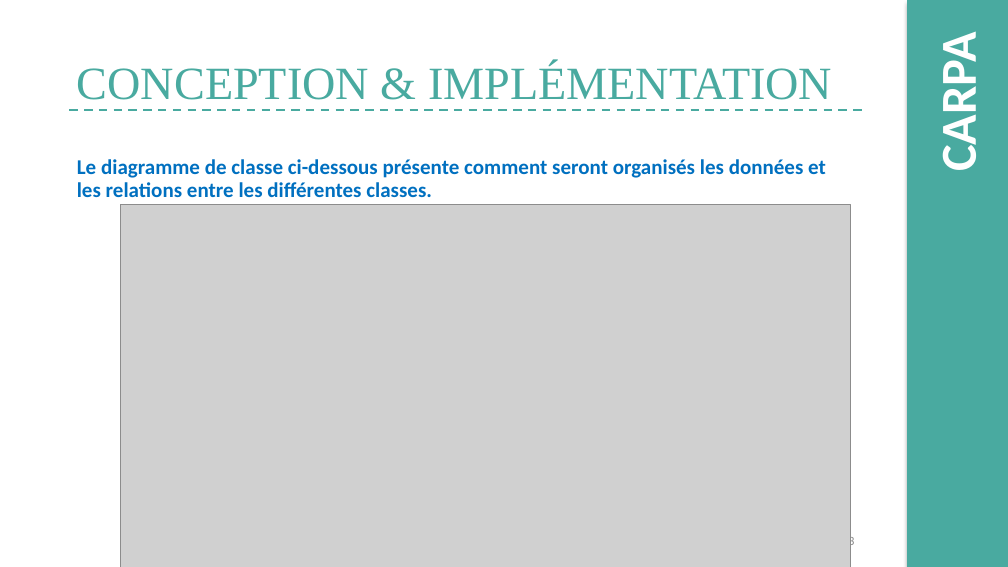
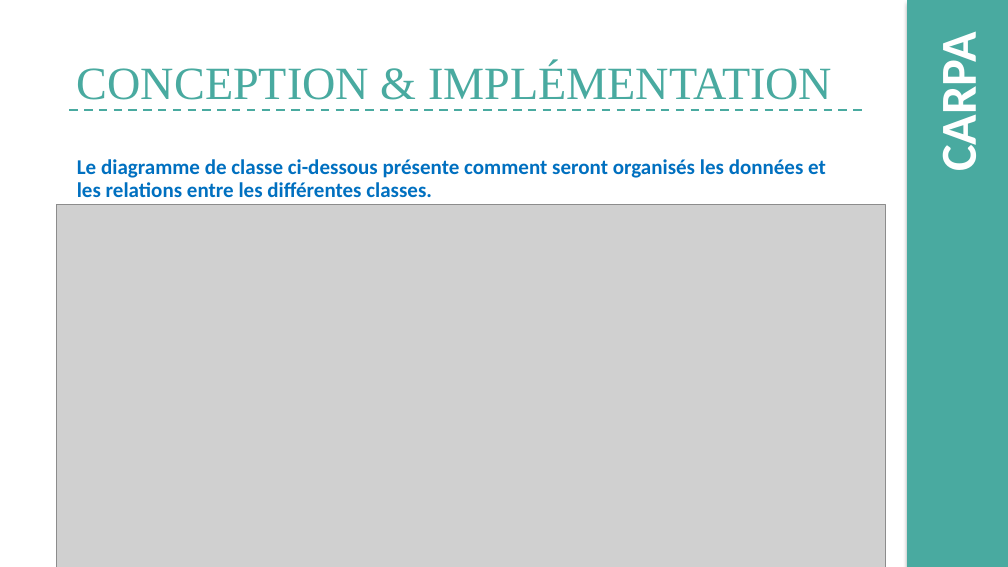
Before and after one commit to django123/memoire-M2, a slide deck: slide 13 of presentation.pptm. Drawn at 1008x567 pixels with LibreOffice and Linux fonts; fonts in the diff are those of the drawing; grey boxes stand for pictures; background and template pictures are left out. Boxes give left, top, right and bottom in pixels: in the first picture for what was removed or moved away, otherwise in the second. Text is boxed around its words. In the diff, an @@ line names an element or a change of style, - is before the commit and + after.

```diff
--- a/presentation.pptm
+++ b/presentation.pptm
@@ picture: place and size @@
-picture at [121,205,851,567]
+picture at [56,205,885,567]
@@ page number removed at [842,535,855,549] @@
-13
```
Also in this commit, not shown: 7 other slides changed, 1 other file.
